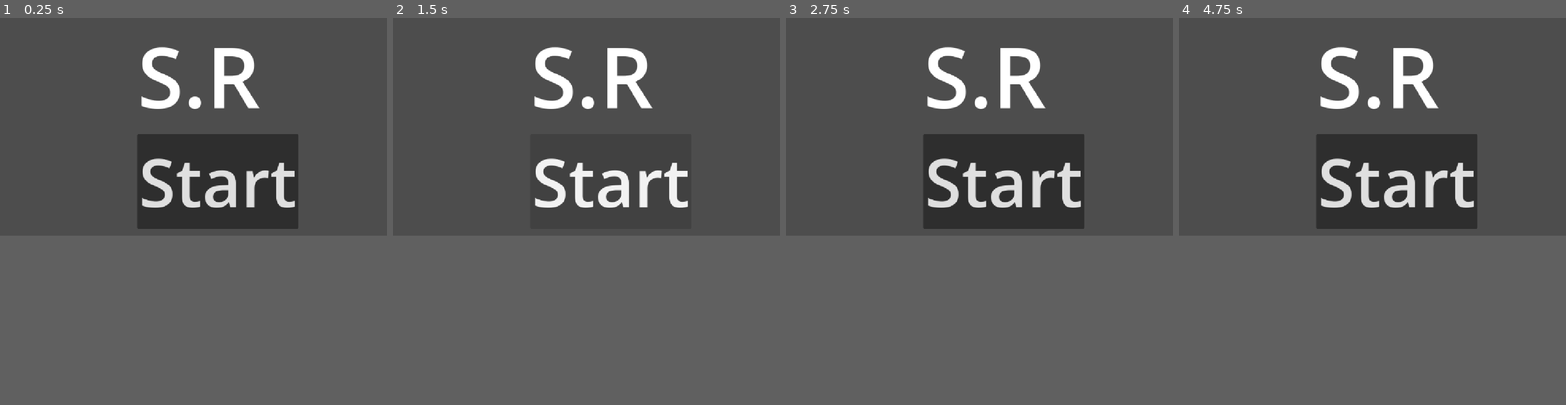
Above: before the commit, frames 1-4 (left to right).
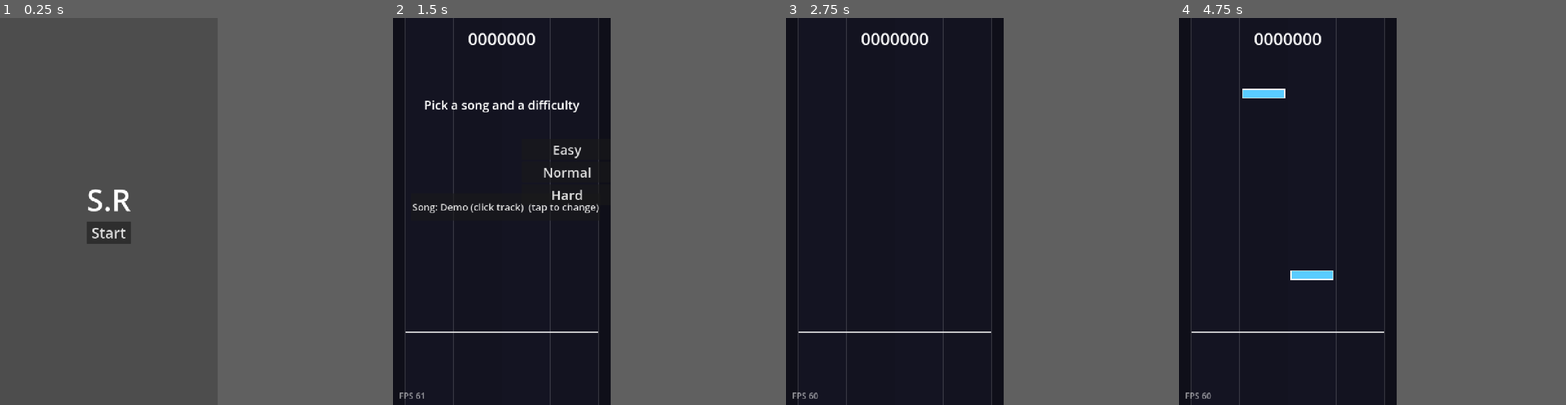
Above: after the commit, the same moments.

Repository: molang12123/Multimedia-project
Game: Godot game, scene res://scenes/menus/main_menu.tscn
Same seed, same stepped clock (60 frames per second), same inputs: the game is played once before the commit and once after it.
Inputs (mouse positions are in pixels of both pictures, inside the frame that each line leads up to):
- Up to frame 1 (0.25 s): no input
- Up to frame 2 (1.5 s): click "Start" at 0.5 s; click (609, 180) at 1.25 s, where only the run before the commit has a clickable "Start"
- Up to frame 3 (2.75 s): click (1095, 91) at 2 s, where only the run after the commit has a clickable "Easy"
- Up to frame 4 (4.75 s): tap Enter at 2.75 s; move the mouse to (1457, 114) at 2.77 s; hold D 2.78-3.53 s; tap F at 2.85 s; click (1457, 114) at 2.92 s; move the mouse to (1295, 137) at 3.52 s; tap J at 3.6 s; move the mouse to (1411, 79) at 4.27 s; hold D from 4.28 s (still down); tap K at 4.35 s
In our replay, the window is 800x450 before the commit and 450x800 after it. These sizes can differ from the game's own. Grey fills any space a smaller window leaves; there, only what the larger window draws over its background counts as a difference.

The runs differ from the first frame. In frame 1, 13% of the frame differs, in the area x 22-77%, y 7-59%; in frame 2, 34%; in frame 3, 38%; in frame 4, 38%, in the area x 0-77%, y 0-100%.

Commit message:
demo

Diff:
--- a/project.godot
+++ b/project.godot
@@ -17,8 +17,11 @@
 
 [display]
 
+window/size/viewport_width=720
+window/size/viewport_height=1280
+window/size/window_width_override=405
+window/size/window_height_override=720
 window/stretch/mode="canvas_items"
-window/stretch/aspect="expand"
 
 [global]
 
--- a/scenes/menus/main_menu.tscn
+++ b/scenes/menus/main_menu.tscn
@@ -1,4 +1,6 @@
 [gd_scene format=3 uid="uid://c6acn4r2l3huj"]
+
+[ext_resource type="Script" uid="uid://cynudqx8rwcdc" path="res://scenes/menus/main_menu.gd" id="1_xqga4"]
 
 [sub_resource type="FontVariation" id="FontVariation_gjxql"]
 
@@ -9,12 +11,19 @@
 anchor_bottom = 1.0
 grow_horizontal = 2
 grow_vertical = 2
+script = ExtResource("1_xqga4")
 
 [node name="CenterContainer" type="CenterContainer" parent="." unique_id=454845133]
-layout_mode = 0
-offset_left = 409.0
-offset_right = 775.0
-offset_bottom = 354.0
+layout_mode = 1
+anchors_preset = 15
+anchor_right = 1.0
+anchor_bottom = 1.0
+offset_left = 0.0
+offset_top = 0.0
+offset_right = 0.0
+offset_bottom = 0.0
+grow_horizontal = 2
+grow_vertical = 2
 
 [node name="VBoxContainer" type="VBoxContainer" parent="CenterContainer" unique_id=735573206]
 layout_mode = 2
@@ -22,10 +31,10 @@
 [node name="Label" type="Label" parent="CenterContainer/VBoxContainer" unique_id=808564097]
 layout_mode = 2
 theme_override_fonts/font = SubResource("FontVariation_gjxql")
-theme_override_font_sizes/font_size = 250
+theme_override_font_sizes/font_size = 100
 text = "S.R"
 
 [node name="Button" type="Button" parent="CenterContainer/VBoxContainer" unique_id=1722992108]
 layout_mode = 2
-theme_override_font_sizes/font_size = 200
+theme_override_font_sizes/font_size = 48
 text = "Start"
